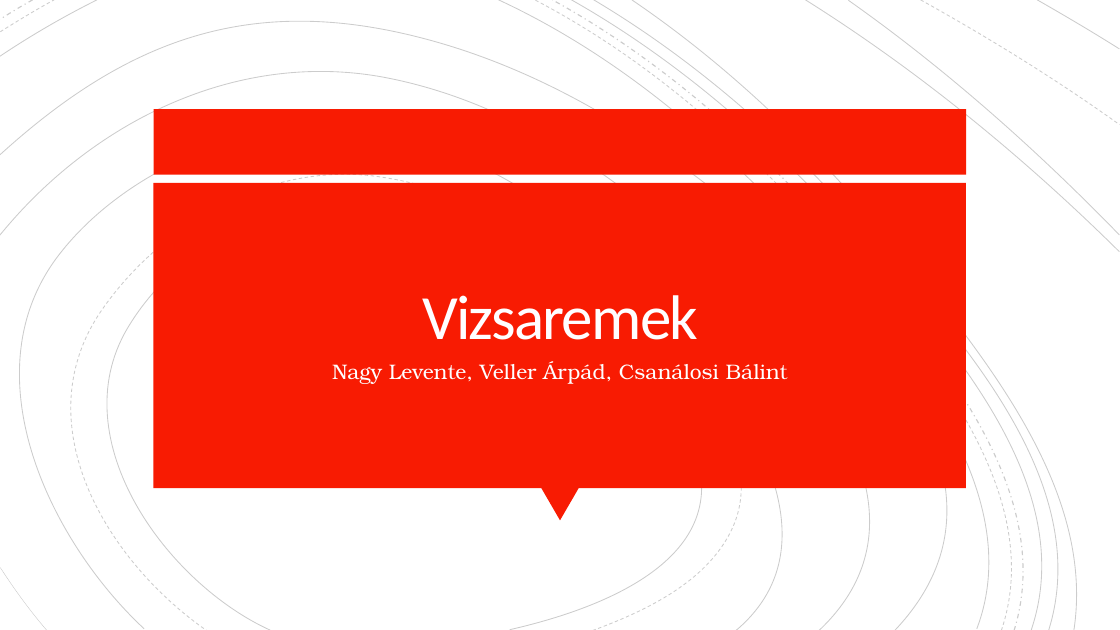
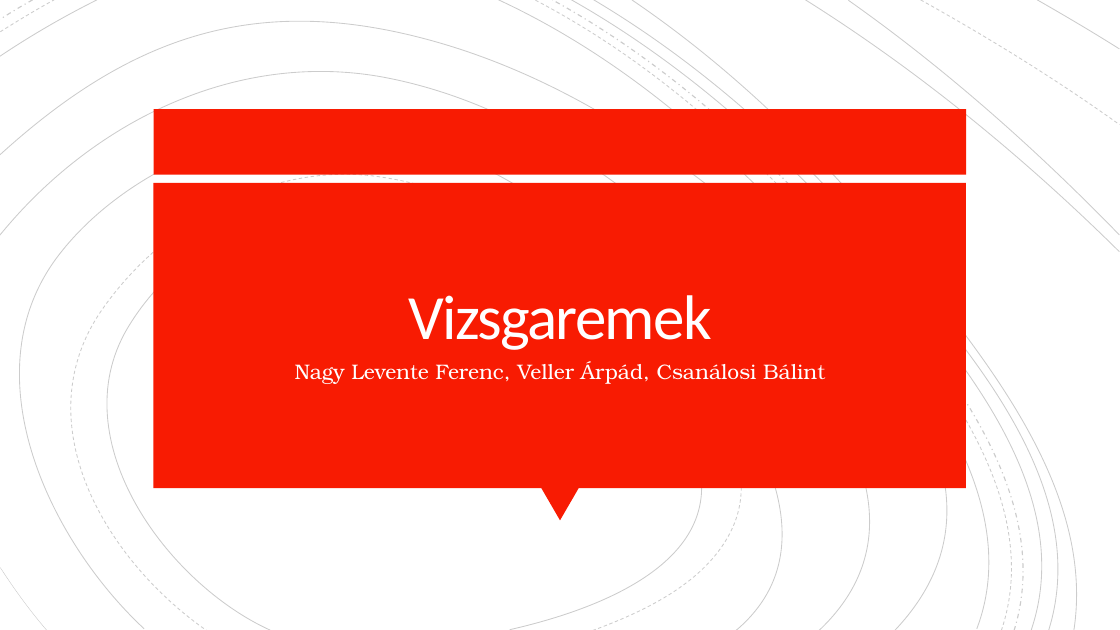
Before and after one commit to NAGYLF/Project-GAME, a slide deck: slide 1 of Csapatmunka.pptx. Drawn at 1120x630 pixels with LibreOffice and Linux fonts; fonts in the diff are those of the drawing. Boxes give left, top, right and bottom in pixels: in the first picture for what was removed or moved away, otherwise in the second. Text is boxed around its words. In the diff, an @@ line names an element or a change of style, - is before the commit and + after.

```diff
--- a/Csapatmunka.pptx
+++ b/Csapatmunka.pptx
@@ title at bbox=[409, 295, 712, 350]: text changed @@
-Vizsaremek
+Vizsgaremek
@@ subtitle at bbox=[295, 361, 825, 384]: text changed @@
-Nagy Levente, Veller Árpád, Csanálosi Bálint
+Nagy Levente Ferenc, Veller Árpád, Csanálosi Bálint
```
Also in this commit, not shown: 3 slides added.
